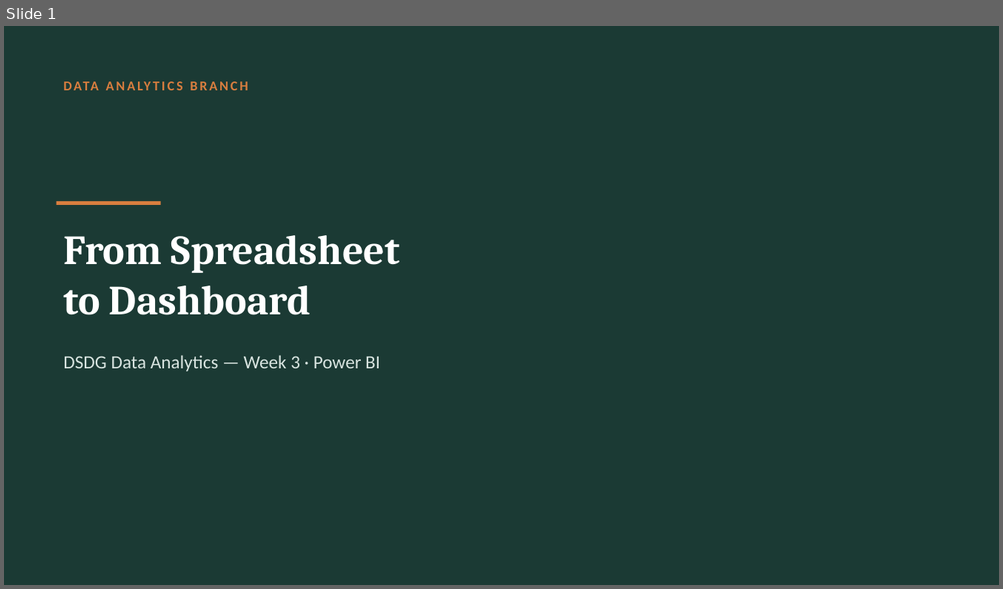
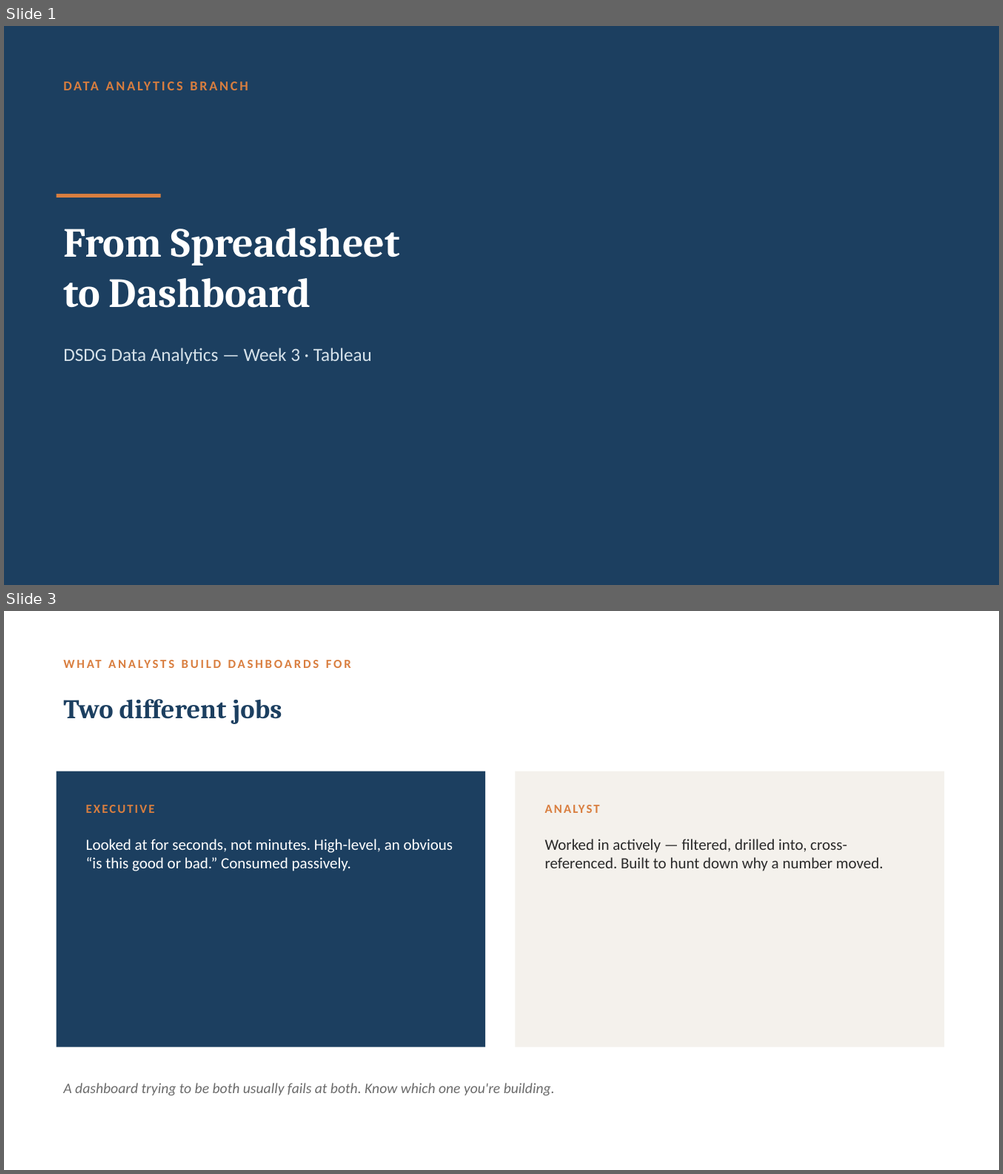
Before and after one commit to Zahi-Rahman/DSDG-Data-Analytics-Branch, a slide deck: week-03-tableau/slides/week-03-slides.pptx. Shown one above the other, each under a label of ours: slide 1 before the commit, slides 1 and 3 after it; the slides between them are not shown. The pictures are 1003x589 and 1003x1174 pixels, drawn with LibreOffice and Linux fonts; fonts in the diff are those of the drawing. Boxes give left, top, right and bottom in pixels: in the first picture for what was removed or moved away, otherwise in the second. Text is boxed around its words. In the diff, an @@ line names an element or a change of style, - is before the commit and + after.

Commit message:
Migrate Week 3 from Power BI to Tableau, add dashboard design section and cheat sheet

```diff
--- a/week-03-tableau/slides/week-03-slides.pptx
+++ b/week-03-tableau/slides/week-03-slides.pptx
@@ slide 3 added at (4, 611, 999, 1170), background #FFFFFF @@
@@ text added at (63, 699, 282, 724), 26 pt, text #1C3F60, bold @@
+Two different jobs
@@ rectangle added at (57, 772, 485, 1048), fill #1C3F60 @@
@@ rectangle added at (515, 772, 944, 1048), fill #F4F1EC @@
@@ text added at (86, 805, 155, 813), 12 pt, text #D97E3F, bold @@
+EXECUTIVE
@@ text added at (538, 794, 922, 823), 12 pt, text #D97E3F, bold @@
+ANALYST
@@ text added at (86, 839, 453, 871), 15 pt, text #FFFFFF @@
+Looked at for seconds, not minutes. High-level, an obvious “is this good or bad.” Consumed passively.
@@ text added at (151, 839, 168, 850), 12 pt, text #D97E3F, bold @@
+WHAT ANALYSTS BUILD DASHBOARDS FOR
@@ text added at (545, 839, 883, 871), 15 pt, text #2A2A2A @@
+Worked in actively — filtered, drilled into, cross-referenced. Built to hunt down why a number moved.
@@ text added at (63, 1083, 555, 1096), 14 pt, text #6B6B6B, italic @@
+A dashboard trying to be both usually fails at both. Know which one you're building.
@@ slide 1 changed as well @@
@@ background #1B3A34 to #1C3F60 @@
@@ rectangle: place and size @@
-rectangle at (57, 201, 161, 205)
+rectangle at (57, 194, 161, 198)
@@ text "From Spreadsheet": place and size @@
-text "From Spreadsheet" at (63, 235, 400, 315)
+text "From Spreadsheet" at (63, 228, 400, 308)
@@ text at (63, 348, 372, 361): text changed; text colour #D8E4E0 to #D6E2EA @@
-DSDG Data Analytics — Week 3 · Power BI
+DSDG Data Analytics — Week 3 · Tableau
```
Also in this commit, not shown: 6 other slides added, 6 slides removed, 4 other files.
